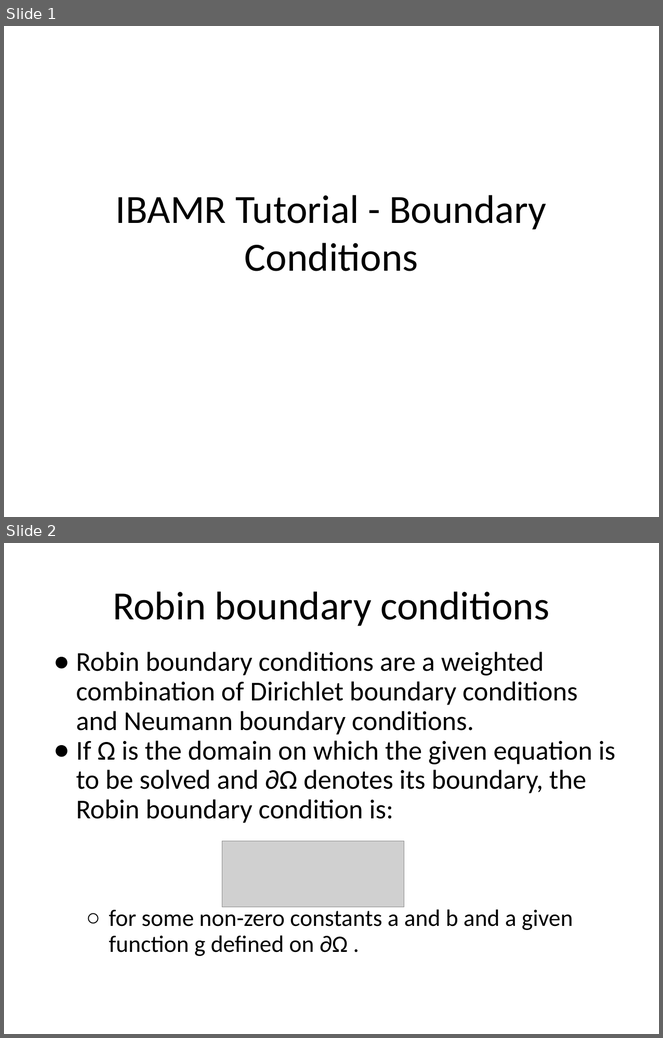
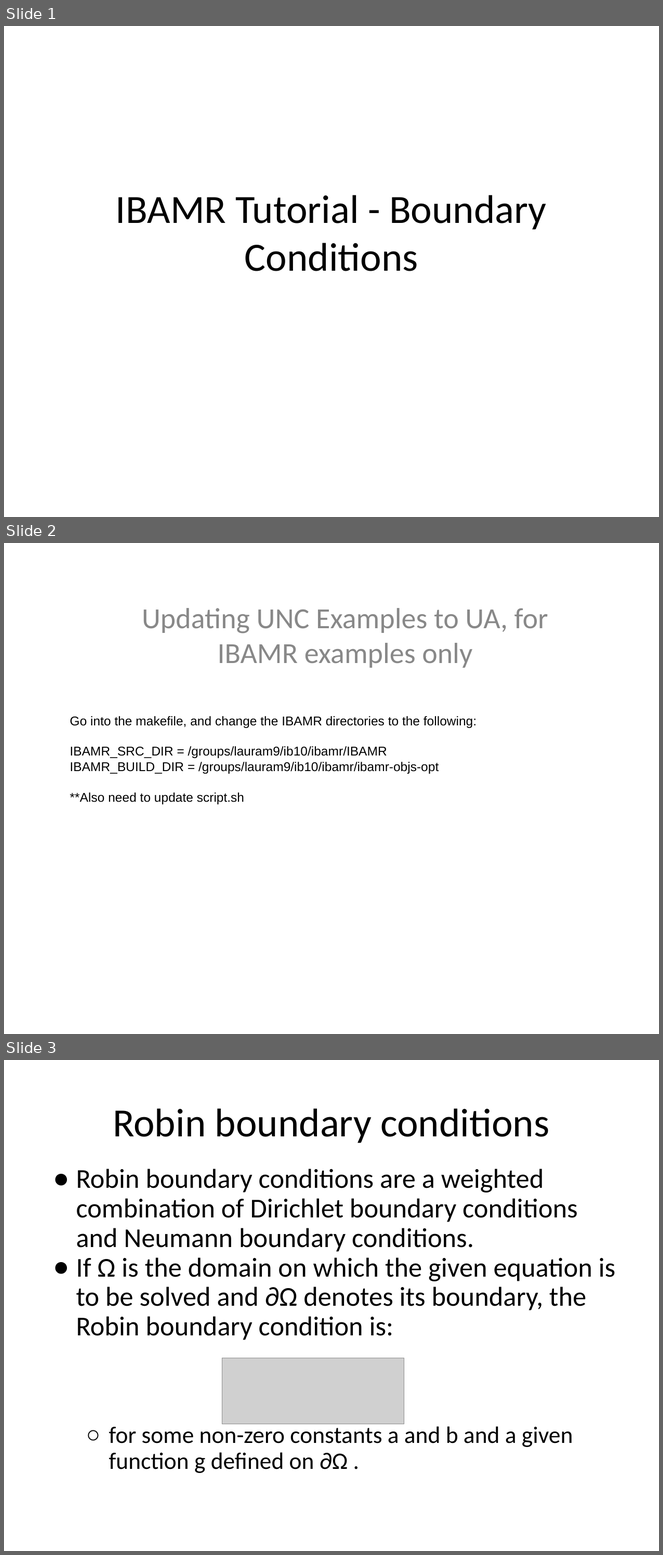
Before and after one commit to fairyflies9/IBAMR-Tutorials, a slide deck: IBAMR Lectures/Lecture 4 - IBAMR Tutorial_ Boundary Conditions.pptx. Shown one above the other, each under a label of ours: slides 1 and 2 before the commit, slides 1, 2 and 3 after it. The pictures are 663x1038 and 663x1555 pixels, drawn with LibreOffice and Linux fonts; fonts in the diff are those of the drawing; grey boxes stand for pictures. Boxes give left, top, right and bottom in pixels: in the first picture for what was removed or moved away, otherwise in the second. Text is boxed around its words. In the diff, an @@ line names an element or a change of style, - is before the commit and + after.

Commit message:
some changes to lecture

```diff
--- a/IBAMR Lectures/Lecture 4 - IBAMR Tutorial_ Boundary Conditions.pptx
+++ b/IBAMR Lectures/Lecture 4 - IBAMR Tutorial_ Boundary Conditions.pptx
@@ slide 2 added at bbox=[4, 543, 659, 1034], background #FFFFFF @@
@@ subtitle added at bbox=[142, 608, 548, 668], 32 pt, text #888888 @@
+Updating UNC Examples to UA, for IBAMR examples only
@@ text added at bbox=[70, 716, 477, 805], 14 pt, text #000000 @@
+Go into the makefile, and change the IBAMR directories to the following:
+IBAMR_SRC_DIR = /groups/lauram9/ib10/ibamr/IBAMR
+IBAMR_BUILD_DIR = /groups/lauram9/ib10/ibamr/ibamr-objs-opt
+**Also need to update script.sh
@@ what was slide 2 is now slide 3 @@
```
Also in this commit, not shown: 4 other files.
